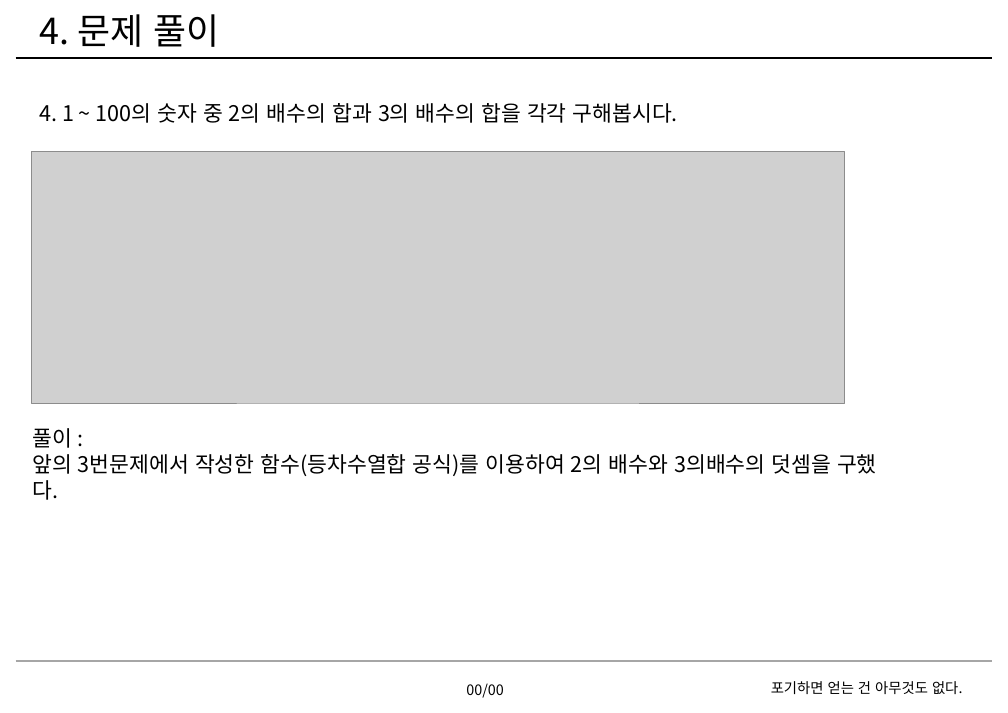
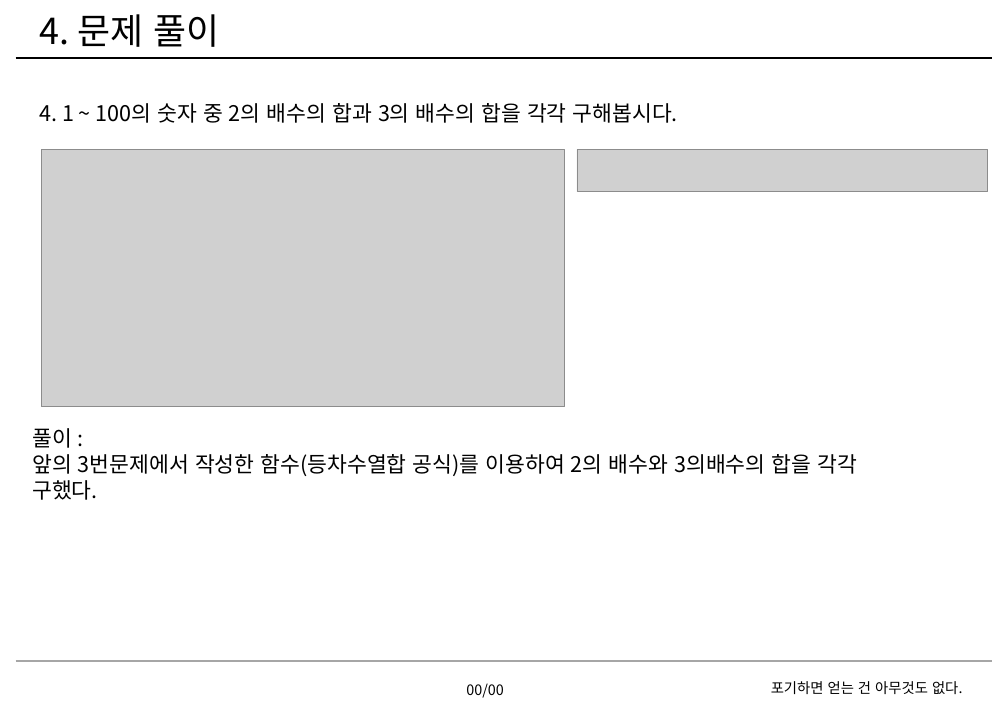
Before and after one commit to EmbeddedSchoolRepo/Lv01-02, a slide deck: slide 21 of HyunhoCha/homework/c/02/차현호2회차숙제.pptx. Drawn at 1008x713 pixels with LibreOffice and Linux fonts; fonts in the diff are those of the drawing; grey boxes stand for pictures; background and template pictures are left out. Boxes give left, top, right and bottom in pixels: in the first picture for what was removed or moved away, otherwise in the second. Text is boxed around its words. In the diff, an @@ line names an element or a change of style, - is before the commit and + after.

```diff
--- a/HyunhoCha/homework/c/02/차현호2회차숙제.pptx
+++ b/HyunhoCha/homework/c/02/차현호2회차숙제.pptx
@@ picture: place and size @@
-picture at <box>31,151,845,403</box>
+picture at <box>41,149,565,407</box>
@@ picture added at <box>577,149,988,191</box> @@
@@ text at <box>32,454,857,500</box>: text changed @@
-앞의 3번문제에서 작성한 함수(등차수열합 공식)를 이용하여 2의 배수와 3의배수의 덧셈을 구했다.
+앞의 3번문제에서 작성한 함수(등차수열합 공식)를 이용하여 2의 배수와 3의배수의 합을 각각 구했다.
```
Also in this commit, not shown: 3 other slides changed, 1 other file.
